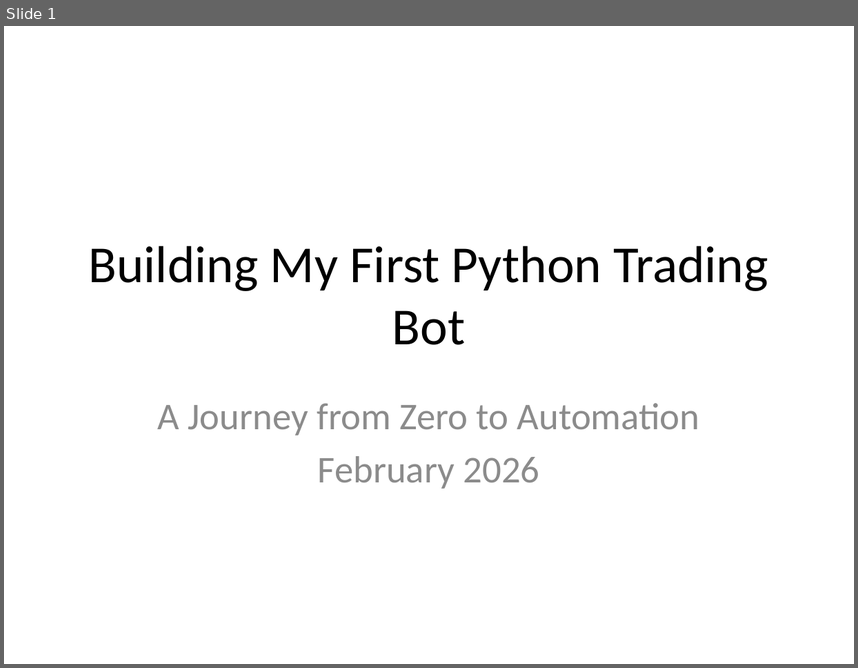
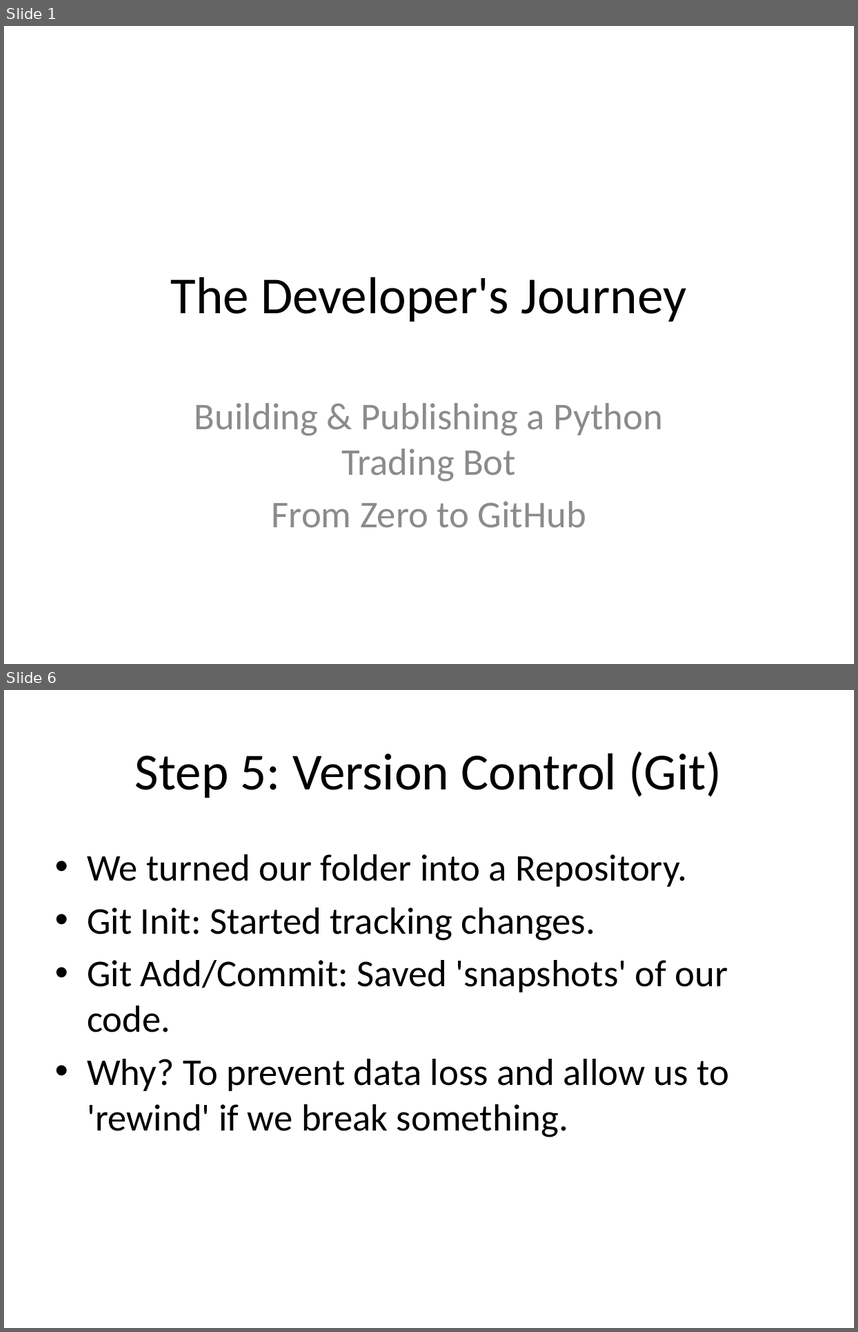
Before and after one commit to learnhowtolikeit/python-trading-bot, a slide deck: My_Trading_Bot_Journey.pptx. Shown one above the other, each under a label of ours: slide 1 before the commit, slides 1 and 6 after it; the slides between them are not shown. The pictures are 858x668 and 858x1332 pixels, drawn with LibreOffice and Linux fonts; fonts in the diff are those of the drawing. Boxes give left, top, right and bottom in pixels: in the first picture for what was removed or moved away, otherwise in the second. Text is boxed around its words. In the diff, an @@ line names an element or a change of style, - is before the commit and + after.

Commit message:
Updated PPTX Journey Deck

```diff
--- a/My_Trading_Bot_Journey.pptx
+++ b/My_Trading_Bot_Journey.pptx
@@ slide 6 added at box(4, 690, 854, 1328), background #FFFFFF @@
@@ title added at box(135, 751, 722, 798), 44 pt, text #000000 @@
+Step 5: Version Control (Git)
@@ text added at box(87, 854, 729, 1137), 32 pt, text #000000 @@
+• We turned our folder into a Repository.
+• Git Init: Started tracking changes.
+• Git Add/Commit: Saved 'snapshots' of our code.
+• Why? To prevent data loss and allow us to 'rewind' if we break something.
@@ slide 1 changed as well @@
@@ title at box(171, 276, 686, 321): text changed @@
-Building My First Python Trading Bot
+The Developer's Journey
@@ subtitle at box(194, 403, 662, 528): text changed @@
-A Journey from Zero to Automation
-February 2026
+Building & Publishing a Python Trading Bot
+From Zero to GitHub
```
Also in this commit, not shown: 1 other slide changed, 5 other slides added, 3 slides removed, 1 other file.
